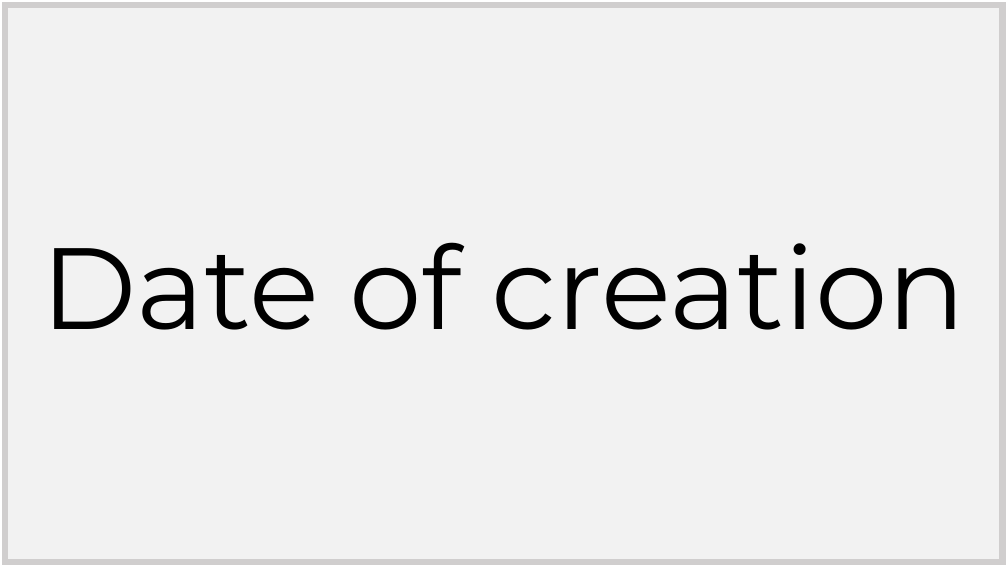
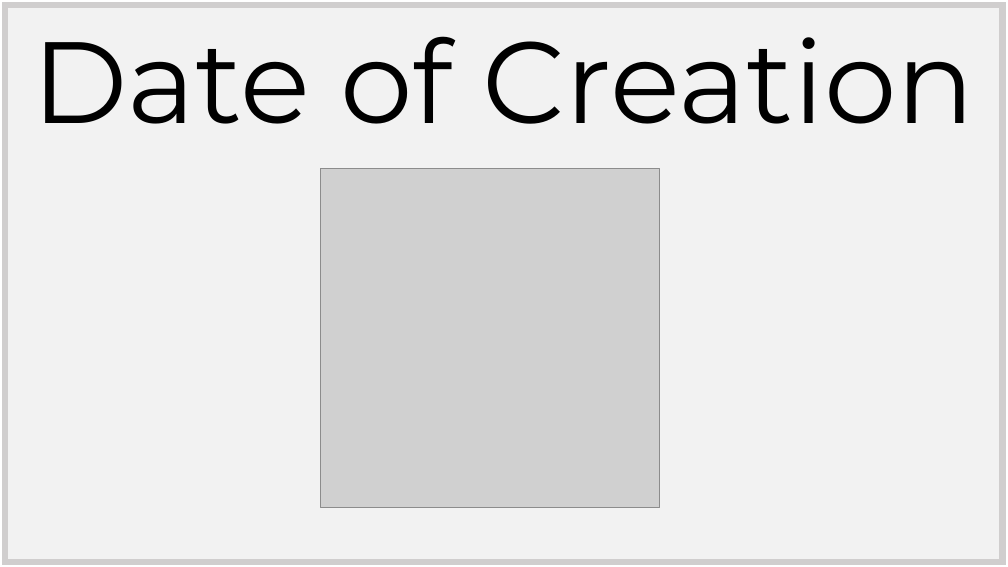
Before and after one commit to BPaaSModelling/Ontology4ModelingEnvironment, a slide deck: slide 6 of images/stickyNotes.pptx. Drawn at 1008x567 pixels with LibreOffice and Linux fonts; fonts in the diff are those of the drawing; grey boxes stand for pictures. Boxes give left, top, right and bottom in pixels: in the first picture for what was removed or moved away, otherwise in the second. Text is boxed around its words. In the diff, an @@ line names an element or a change of style, - is before the commit and + after.

```diff
--- a/images/stickyNotes.pptx
+++ b/images/stickyNotes.pptx
@@ rectangle "Date of Creation" at [5,5,1003,562]: vertical alignment middle to top @@
@@ text in rectangle at [32,36,975,124]: text changed @@
-Date of creation
+Date of Creation
@@ picture added at [321,169,660,508] @@
```
Also in this commit, not shown: 6 other slides changed, 32 slides added, 13 other files.
